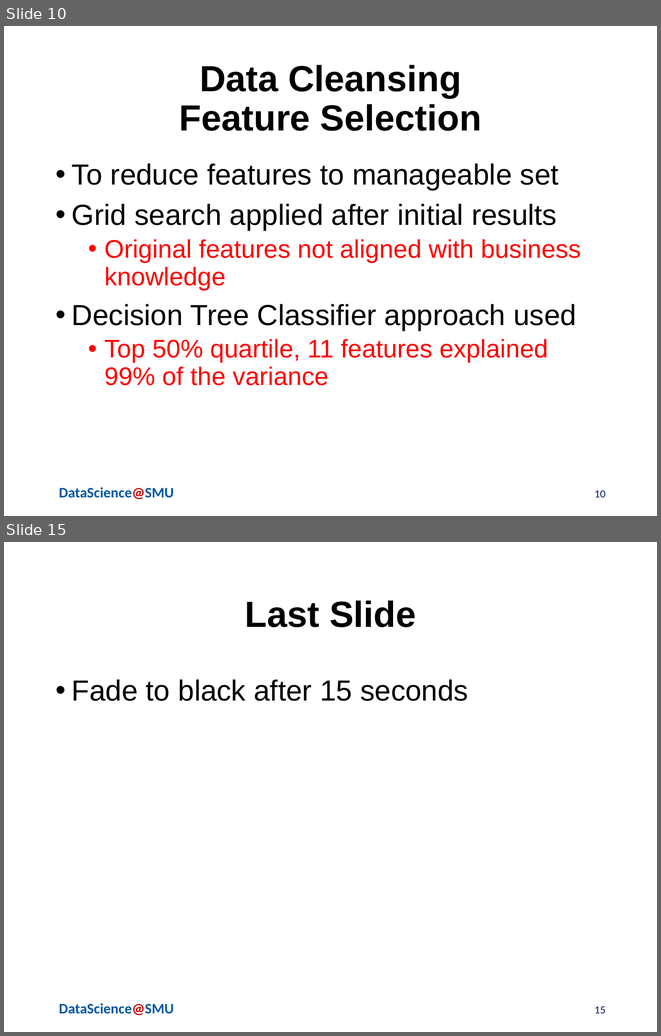
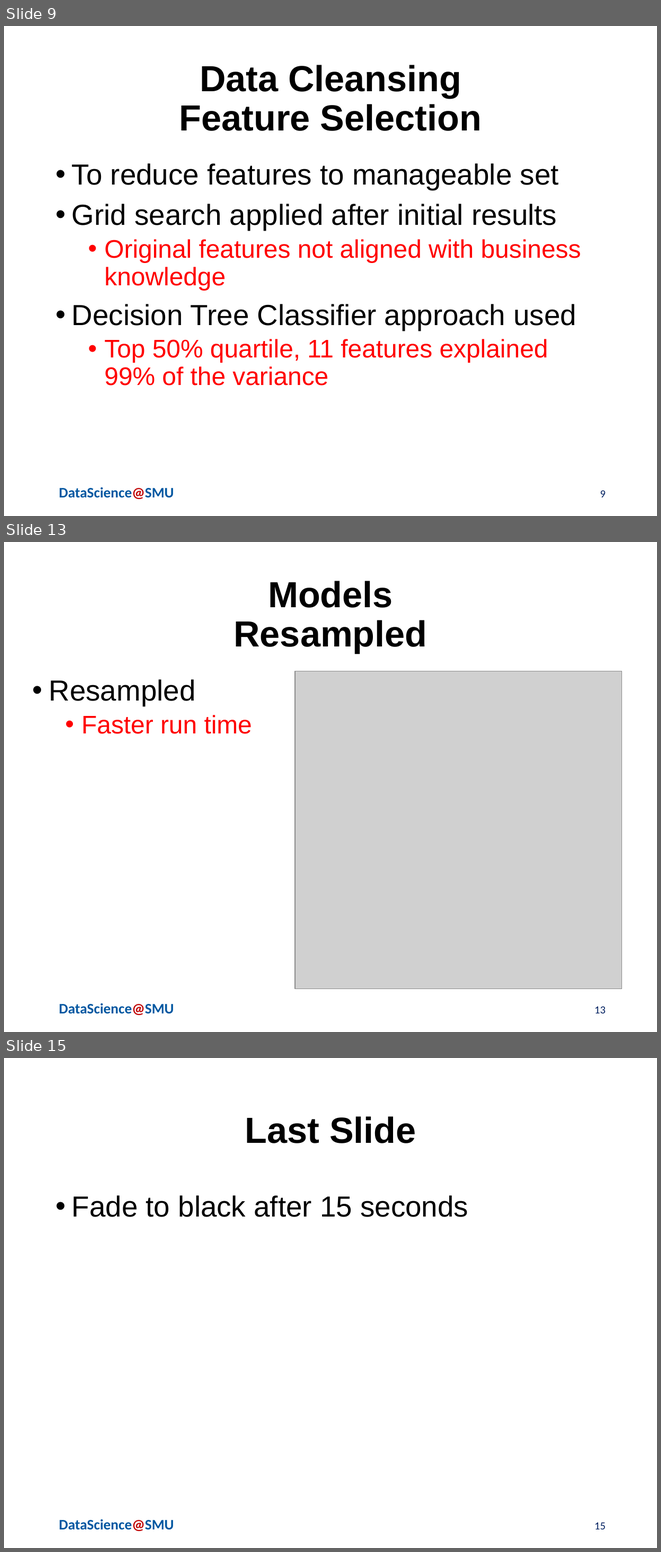
Before and after one commit to jvasquezDC/CapstoneA, a slide deck: LightningPresentation/Serna_Vasquez_Lightning_v1.pptx. Shown one above the other, each under a label of ours: slides 10 and 15 before the commit, slides 9, 13 and 15 after it; the slides between them are not shown. The pictures are 661x1036 and 661x1552 pixels, drawn with LibreOffice and Linux fonts; fonts in the diff are those of the drawing; grey boxes stand for pictures; background and template pictures are left out. Boxes give left, top, right and bottom in pixels: in the first picture for what was removed or moved away, otherwise in the second. Text is boxed around its words. In the diff, an @@ line names an element or a change of style, - is before the commit and + after.

```diff
--- a/LightningPresentation/Serna_Vasquez_Lightning_v1.pptx
+++ b/LightningPresentation/Serna_Vasquez_Lightning_v1.pptx
@@ slide 13 added at [4, 542, 657, 1032], background #FFFFFF; not listed: 1 template element that a slide beside it also shows @@
@@ title added at [234, 581, 427, 653], 40 pt, text #000000, bold @@
+Models
+Resampled
@@ text added at [49, 679, 252, 734], 28 pt, text #FF0000 @@
+• Resampled
+  • Faster run time
@@ picture added at [295, 671, 623, 989] @@
@@ page number added at [594, 1006, 606, 1013], 12 pt, text #002060 @@
+13
@@ what was slide 10 is now slide 9 @@
@@ page number at [600, 490, 606, 497]: text changed @@
-10
+9
```
Also in this commit, not shown: 1 slide changed, 3 other slides added, 4 slides removed, 1 other file.
